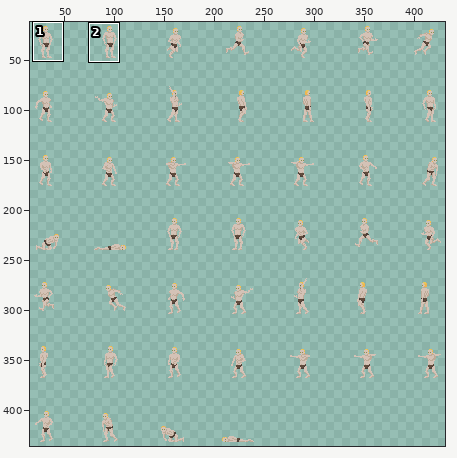
A sprite sheet gets an edit: Sprites/Player/player_animation.png. Above, an overview of the earlier version with the close-up marked.
Close-up. The starting point:
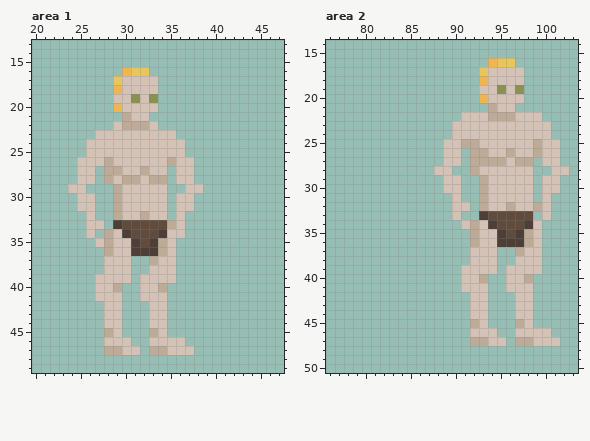
The file is 448x448 pixels. Shown: area 1: x 20..47, y 13..49; area 2: x 76..103, y 14..50. The wide view leaves out empty margins.
After the commit:
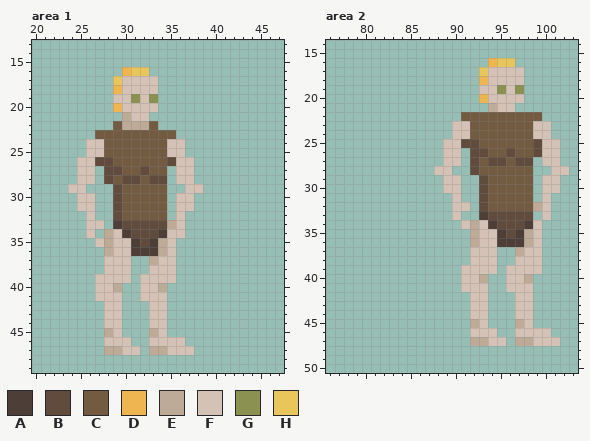
Palette (. is transparent): A #4d3f38  B #604b3d  C #735b42  D #eeb551  E #bdaa97  F #d4c2b6  G #8b9150  H #e8c65b
From old to new:
Area 1:
Colour E gives way to colour B in row 26 at x 28 and 35; in row 27 at x 28 to 29 and 32; in row 28 at x 28, 30 to 31 and 33 to 34; in rows 29 to 32 at x 29.
Colour F gives way to colour B in row 26 at x 27.
Colour E gives way to colour C in row 32 at x 32.
Colour F gives way to colour C in row 22 at x 29 and 33; in row 23 at x 27 to 35; in rows 24 to 25 at x 28 to 34; in row 26 at x 29 to 34; in row 27 at x 30 to 31 and 33 to 34; in row 28 at x 29 and 32.
Colour F gives way to colour C in rows 29 to 31 at x 30 to 34; in row 32 at x 30 to 31 and 33 to 34.
Area 2:
Colour E gives way to colour B in row 25 at x 91 to 92 and 99; in row 26 at x 92 to 93, 96 and 99; in row 27 at x 92, 94 to 95 and 97 to 98; in row 28 at x 92; in rows 29 to 32 at x 93.
Colour E gives way to colour C in row 22 at x 94 to 96; in row 27 at x 93; in row 32 at x 96.
Colour F gives way to colour C in row 22 at x 91 to 93 and 97 to 99; in rows 23 to 24 at x 92 to 98; in row 25 at x 93 to 98; in row 26 at x 94 to 95 and 97 to 98; in row 27 at x 96; in row 28 at x 93 to 98.
Colour F gives way to colour C in rows 29 to 31 at x 94 to 98; in row 32 at x 94 to 95 and 97 to 98.
Changed places in both close-ups, as pixel boxes (x1, y1, x2, y2):
changed: (95, 121, 176, 220)
changed: (461, 112, 542, 211)
